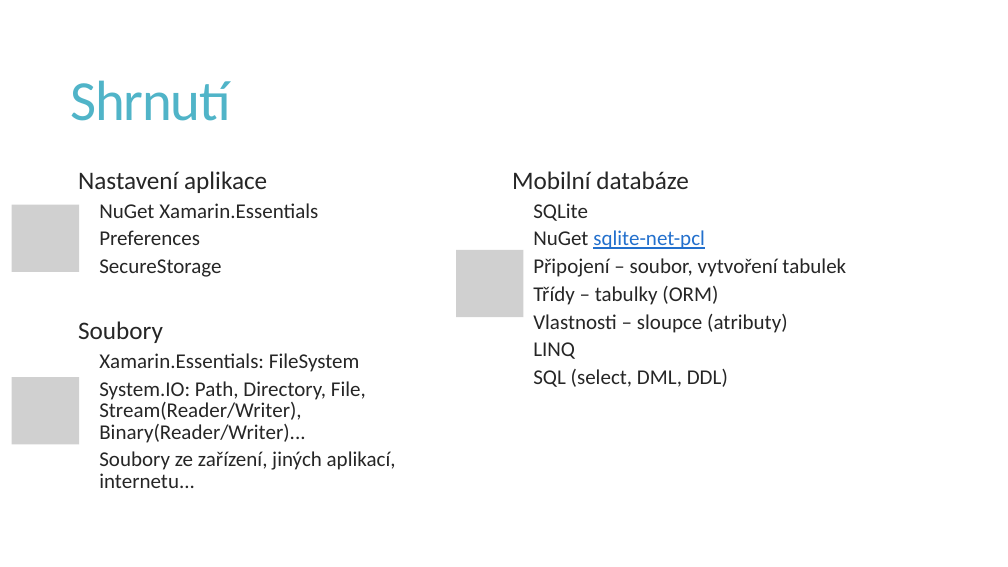
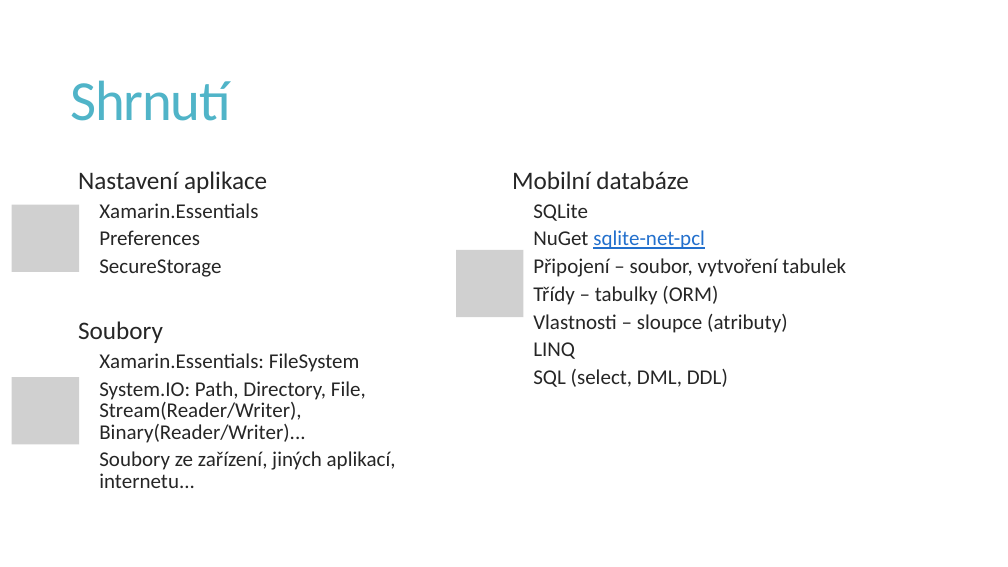
Before and after one commit to PetrVobornik/prednasky, a slide deck: slide 13 of Xamarin.Forms/06-UkladaniDat/ukladani-dat.ppsx. Drawn at 1008x567 pixels with LibreOffice and Linux fonts; fonts in the diff are those of the drawing; grey boxes stand for pictures. Boxes give left, top, right and bottom in pixels: in the first picture for what was removed or moved away, otherwise in the second. Text is boxed around its words. In the diff, an @@ line names an element or a change of style, - is before the commit and + after.

```diff
--- a/Xamarin.Forms/06-UkladaniDat/ukladani-dat.ppsx
+++ b/Xamarin.Forms/06-UkladaniDat/ukladani-dat.ppsx
@@ text at box(99, 203, 258, 218): text changed @@
-    NuGet Xamarin.Essentials
+    Xamarin.Essentials
```
Also in this commit, not shown: 2 other slides changed, 6 other files.
